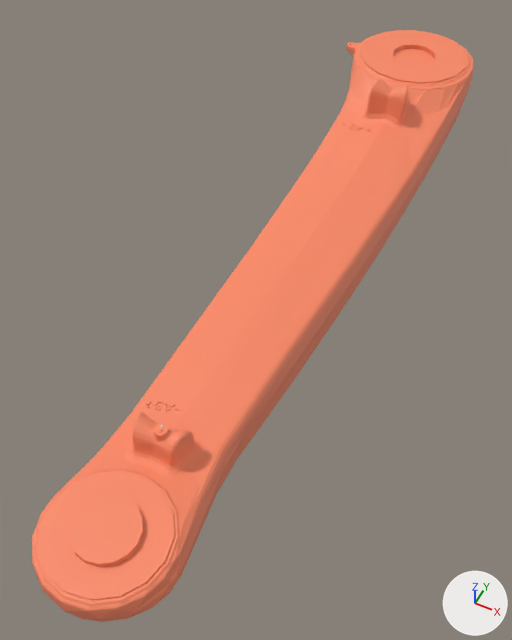
The OBJ model docs/public/sim/models/kuka_vcmx/KR_50_R2500/A2.obj, before and after one commit.
Both versions are drawn from a 50 mm camera at (0.375, -1.586, 0.728) aimed at (-0.042, -0.751, -0.315). Every picture has the same lights, and +X, +Y and +Z are marked at lower right. The picture after the commit comes second. Where no turn or scale is listed for an object, it has been applied to the vertices. Vertices at exactly the same position are counted once.

The first picture shows 'A2'.
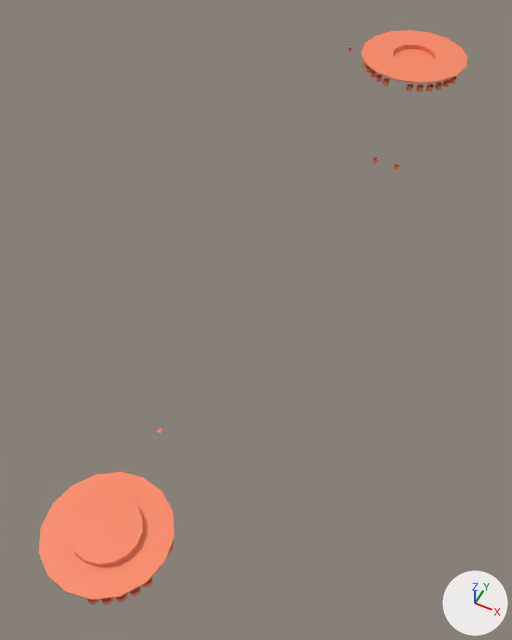
Diff of the bpy script that builds the scene:
```diff
--- a/docs/public/sim/models/kuka_vcmx/KR_50_R2500/A2.obj.py
+++ b/docs/public/sim/models/kuka_vcmx/KR_50_R2500/A2.obj.py
@@ me_a2 @@
 # used by ob_a2; location = (0.0, 0.0, 0.0)
-me_a2.from_pydata(...)  # 10041 vertices, 17773 faces; spans x -0.18..0.14, y -1.4..0.14, z -0.37..-0.08
+me_a2.from_pydata(...)  # 1847 vertices, 2697 faces; spans x -0.18..0.12, y -1.38..0.12, z -0.3..-0.11
+# me_a2 part 1: 8194 vertices removed from x -0.18..0.14, y -1.4..0.14, z -0.37..-0.08
 me_a2.materials.append(mat_mat_0)
-me_a2.materials.append(mat_mat_1)  # orange #fb8965
-me_a2.materials.append(mat_mat_3)  # white #ffffff
```

Changed parts and their boxes (x1, y1, x2, y2) in the pictures (512 x 640 px):
'A2', reshaped
    before: (32, 30, 474, 622)
    after: (39, 30, 468, 605)
part 1 of me_a2, deleted
    before: (32, 30, 474, 622)
